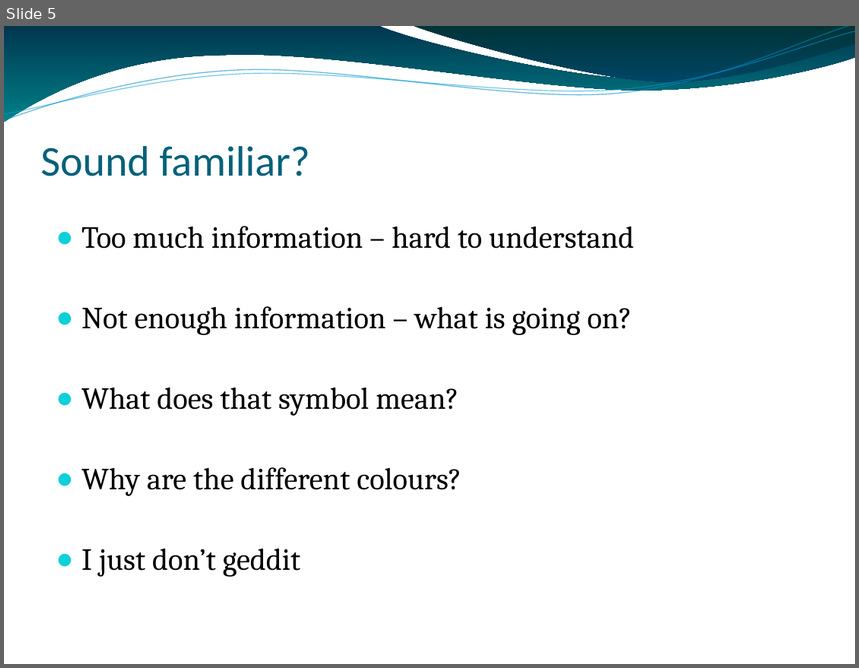
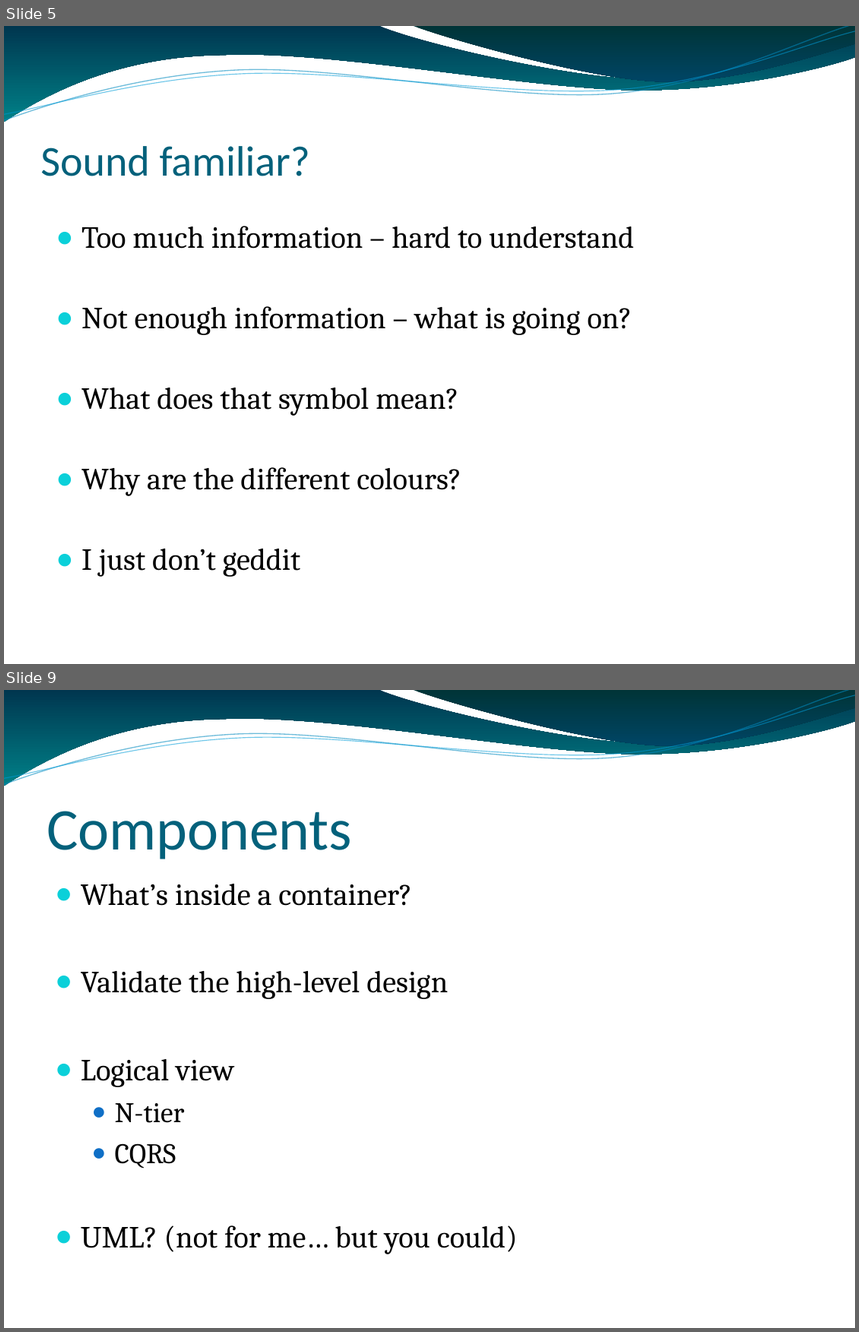
Before and after one commit to NTCoding/Presentations, a slide deck: effective_sketches/Scenarios/PennysPayments/payments_diagrams.odp. Shown one above the other, each under a label of ours: slide 5 before the commit, slides 5 and 9 after it; the slides between them are not shown. The pictures are 859x668 and 859x1332 pixels, drawn with LibreOffice and Linux fonts; fonts in the diff are those of the drawing; background and template pictures are left out. Boxes give left, top, right and bottom in pixels: in the first picture for what was removed or moved away, otherwise in the second. Text is boxed around its words. In the diff, an @@ line names an element or a change of style, - is before the commit and + after.

```diff
--- a/effective_sketches/Scenarios/PennysPayments/payments_diagrams.odp
+++ b/effective_sketches/Scenarios/PennysPayments/payments_diagrams.odp
@@ slide 9 added at <box>4,690,855,1328</box>, background picture (left out); not listed: 4 template elements that a slide beside it also shows @@
@@ title added at <box>47,811,352,859</box>, 50 pt, text #04617B @@
+Components
@@ text added at <box>81,884,518,1255</box>, 26 pt, text #000000 @@
+● What’s inside a container?
+● Validate the high-level design
+● Logical view
+  ● N-tier
+  ● CQRS
+● UML? (not for me… but you could)
```
Also in this commit, not shown: 2 slides changed, 6 other slides added, 1 slide removed, 1 other file.
